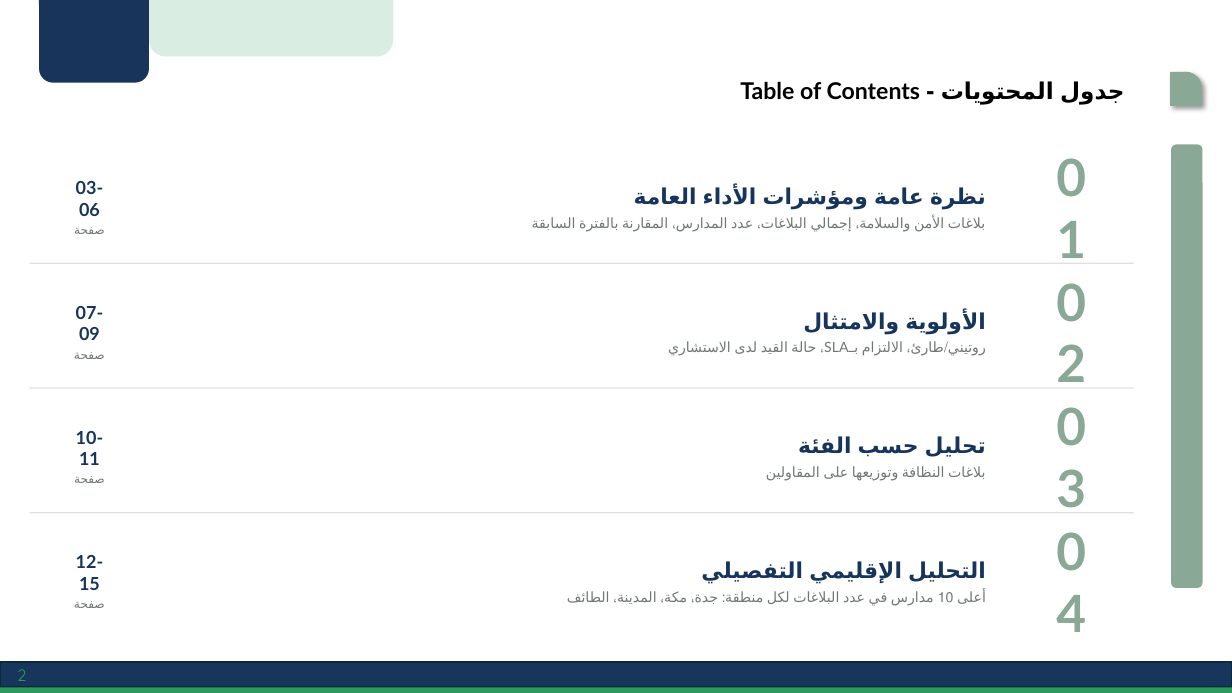
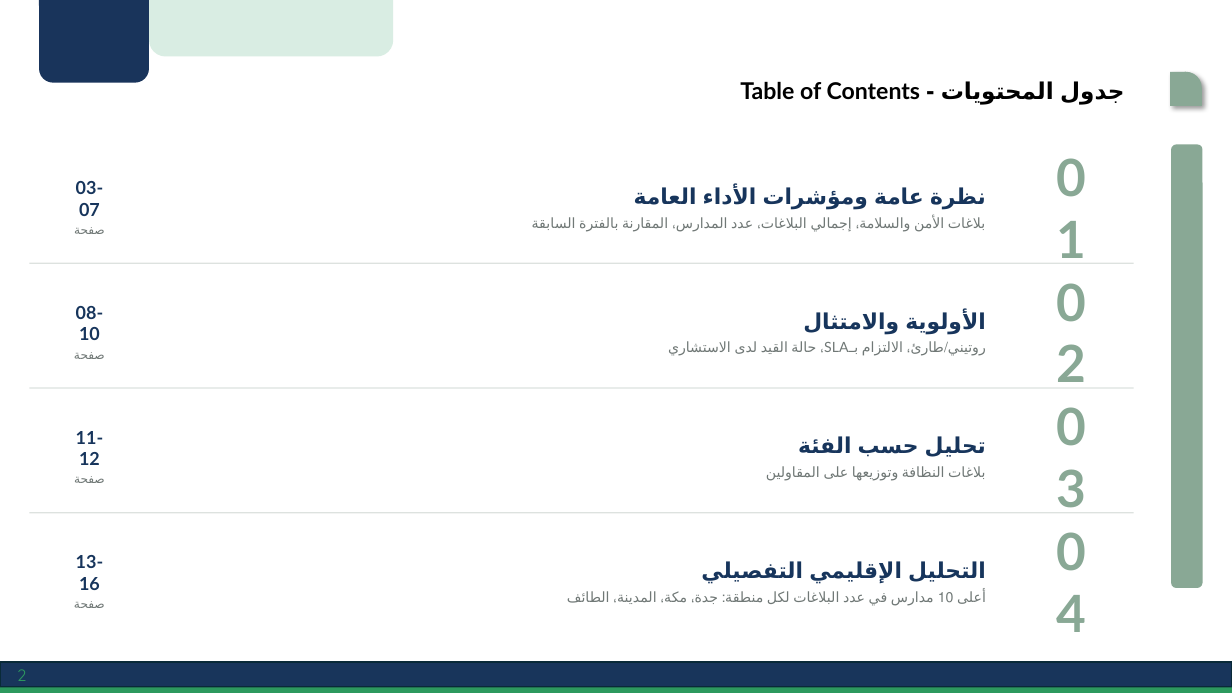
Before and after one commit to landsterling-tbc/Dashboard, a slide deck: slide 2 of report_template.pptx. Drawn at 1232x693 pixels with LibreOffice and Linux fonts; fonts in the diff are those of the drawing; background and template pictures are left out. Boxes give left, top, right and bottom in pixels: in the first picture for what was removed or moved away, otherwise in the second. Text is boxed around its words. In the diff, an @@ line names an element or a change of style, - is before the commit and + after.

```diff
--- a/report_template.pptx
+++ b/report_template.pptx
@@ text at bbox=[76, 181, 104, 216]: text changed @@
-03-06
+03-07
@@ text at bbox=[76, 306, 104, 340]: text changed @@
-07-09
+08-10
@@ text at bbox=[76, 431, 104, 465]: text changed @@
-10-11
+11-12
@@ text at bbox=[76, 555, 104, 590]: text changed @@
-12-15
+13-16
```
Also in this commit, not shown: 1 slide added, 1 other file.
